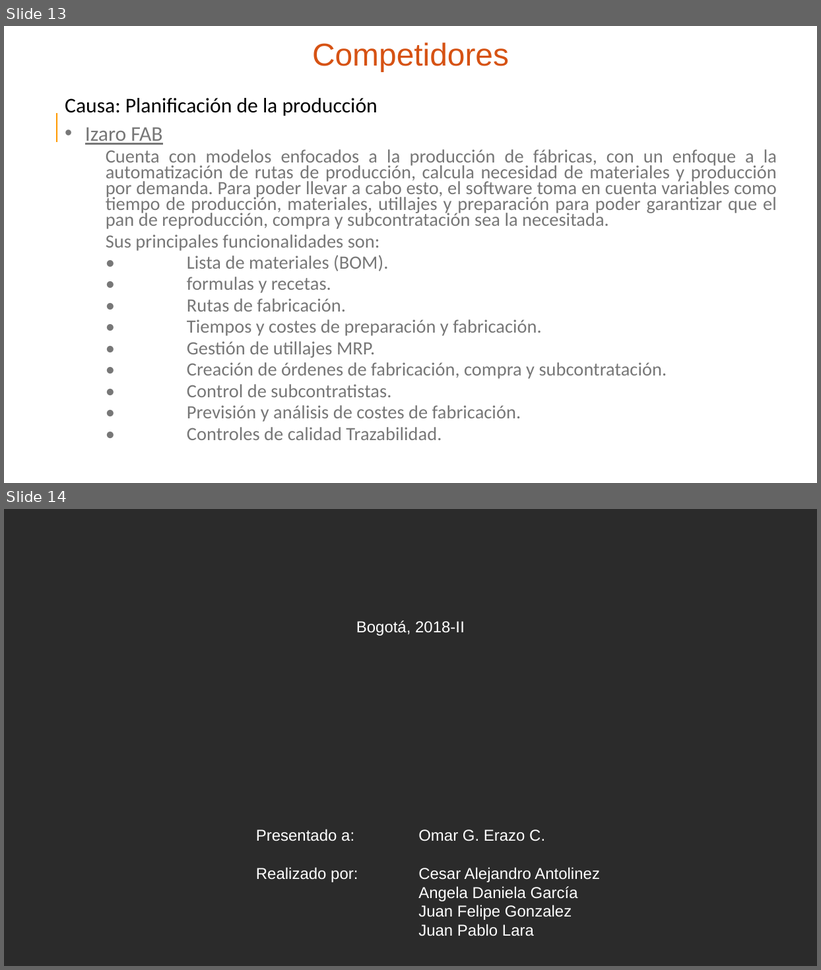
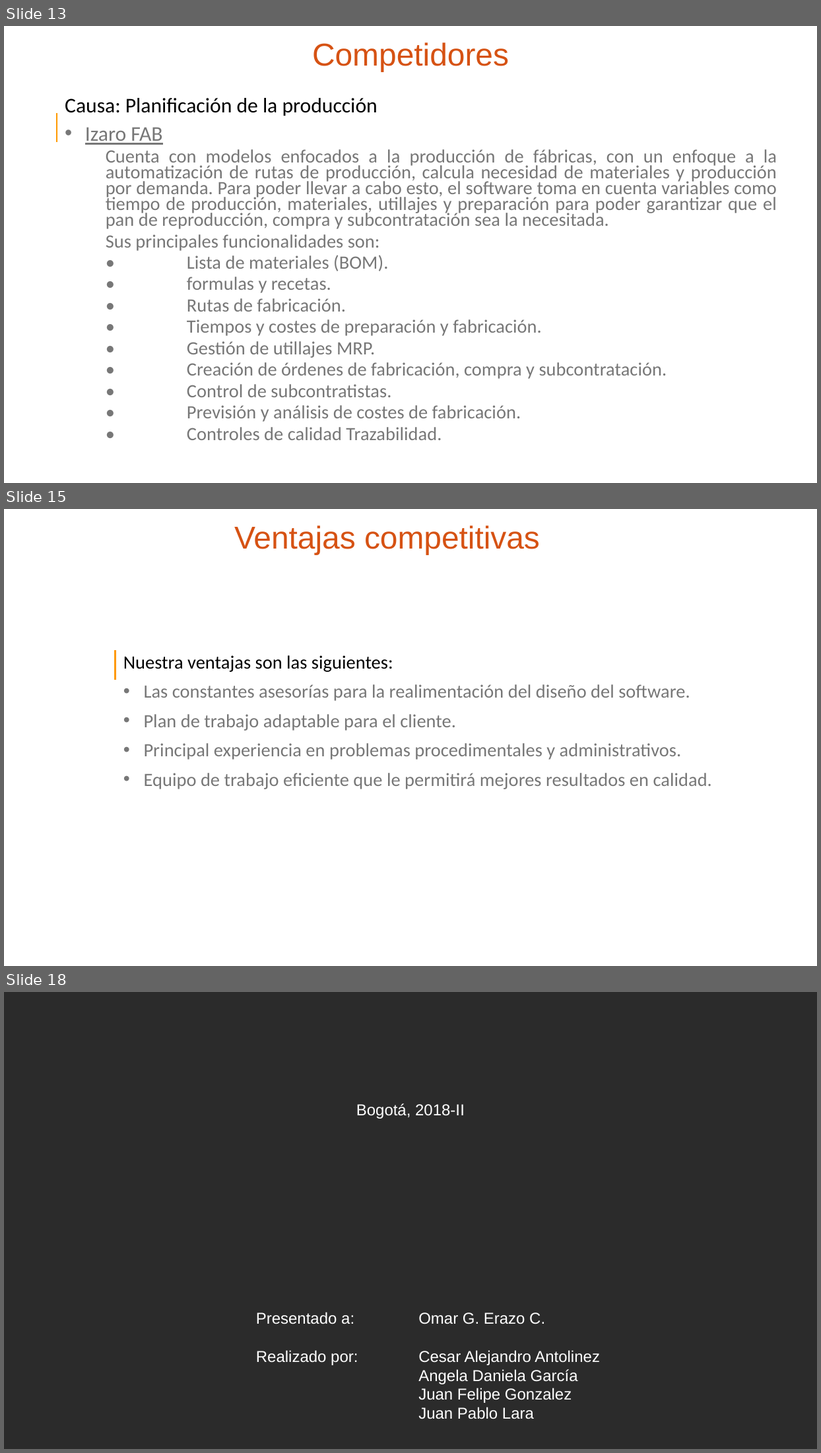
Before and after one commit to FelipeG23/Diseno_de_Procesos, a slide deck: Documentos/ActividadesEnClase/ComplementoPrimeraActividad/ComplementoActividadClase.pptx. Shown one above the other, each under a label of ours: slides 13 and 14 before the commit, slides 13, 15 and 18 after it; the slides between them are not shown. The pictures are 821x970 and 821x1453 pixels, drawn with LibreOffice and Linux fonts; fonts in the diff are those of the drawing; background and template pictures are left out; a plain dark background stands for a picture behind light text. Boxes give left, top, right and bottom in pixels: in the first picture for what was removed or moved away, otherwise in the second. Text is boxed around its words. In the diff, an @@ line names an element or a change of style, - is before the commit and + after.

```diff
--- a/Documentos/ActividadesEnClase/ComplementoPrimeraActividad/ComplementoActividadClase.pptx
+++ b/Documentos/ActividadesEnClase/ComplementoPrimeraActividad/ComplementoActividadClase.pptx
@@ slide 15 added at (4, 509, 817, 966), background picture (left out) @@
@@ title added at (234, 525, 540, 555), 28 pt, text #D65213 @@
+Ventajas competitivas
@@ line added from (116, 650) to (116, 680), #FF9900 1.5 pt @@
@@ text added at (123, 656, 712, 789), 16.6 pt, text #777777 @@
+Nuestra ventajas son las siguientes:
+• Las constantes asesorías para la realimentación del diseño del software.
+• Plan de trabajo adaptable para el cliente.
+• Principal experiencia en problemas procedimentales y administrativos.
+• Equipo de trabajo eficiente que le permitirá mejores resultados en calidad.
@@ what was slide 14 is now slide 18 @@
```
Also in this commit, not shown: 3 other slides added.
